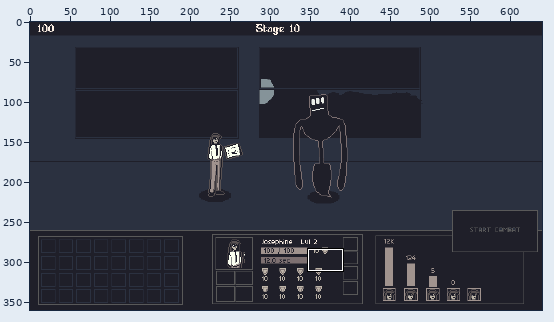
Pixel-art file: Entities/Envs/Maps/TEST_MAP/UI_MOCKUP_V2.ase. Above, an overview of the earlier version with the close-up marked.
Close-up. Old version:
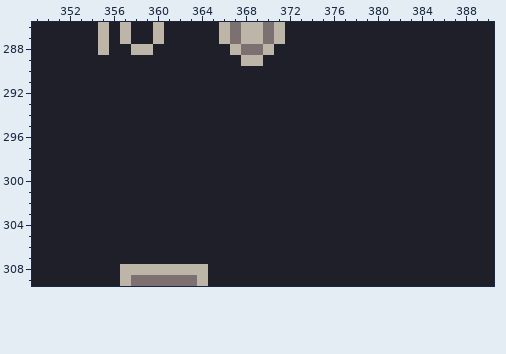
640x360 pixels, 1 frame. Shown: x 349..390, y 286..309.
New version:
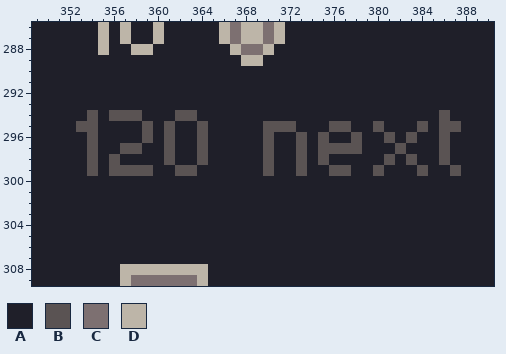
Palette (. is transparent): A #1f1f29  B #5a5353  C #7d7071  D #bdb5a8
The exact change:
Layer "UI":
y 294: x 354 A -> B; x 356..358 AAA -> BBB; x 362..363 AA -> BB; x 386 A -> B
y 295: x 353..354 AA -> BB; x 359 A -> B; x 361 A -> B; x 364 A -> B; x 370..372 AAA -> BBB; x 376..377 AA -> BB; x 380 A -> B; x 384 A -> B; x 386..387 AA -> BB
y 296: x 354 A -> B; x 359 A -> B; x 361 A -> B; x 364 A -> B; x 370 A -> B; x 373 A -> B; x 375 A -> B; x 378 A -> B; x 381 A -> B; x 383 A -> B; x 386 A -> B
y 297: x 354 A -> B; x 357..358 AA -> BB; x 361 A -> B; x 364 A -> B; x 370 A -> B; x 373 A -> B; x 375..378 AAAA -> BBBB; x 382 A -> B; x 386 A -> B
y 298: x 354 A -> B; x 356 A -> B; x 361 A -> B; x 364 A -> B; x 370 A -> B; x 373 A -> B; x 375 A -> B; x 381 A -> B; x 383 A -> B; x 386 A -> B
y 299: x 354 A -> B; x 356..359 AAAA -> BBBB; x 362..363 AA -> BB; x 370 A -> B; x 373 A -> B; x 376..377 AA -> BB; x 380 A -> B; x 384 A -> B; x 387 A -> B
